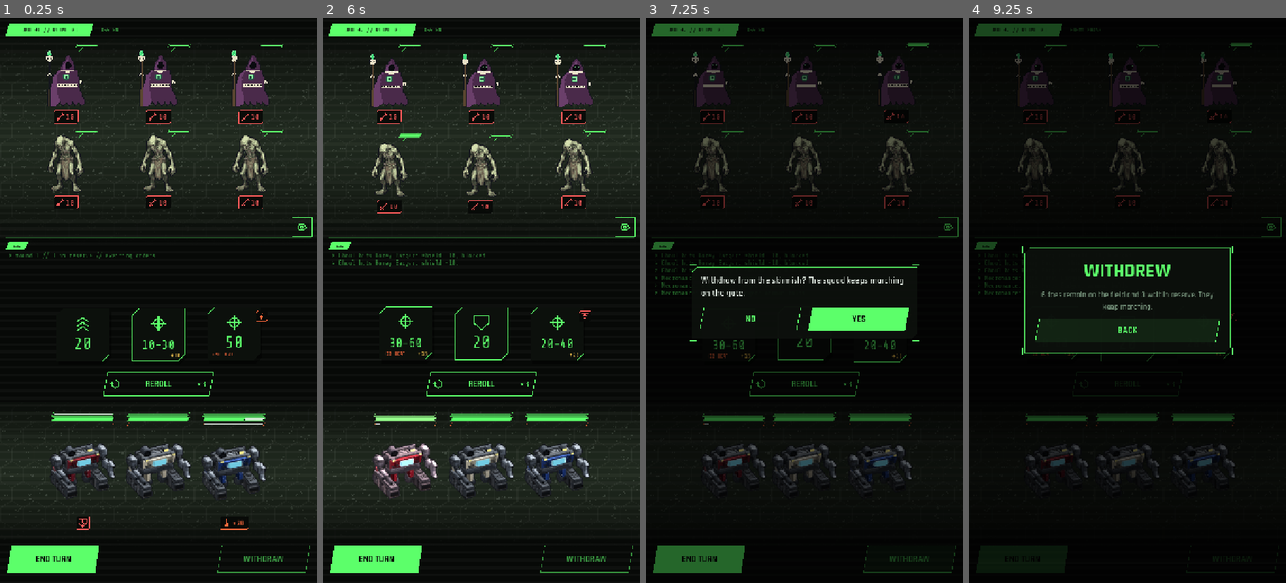
Above: before the commit, frames 1-4 (left to right).
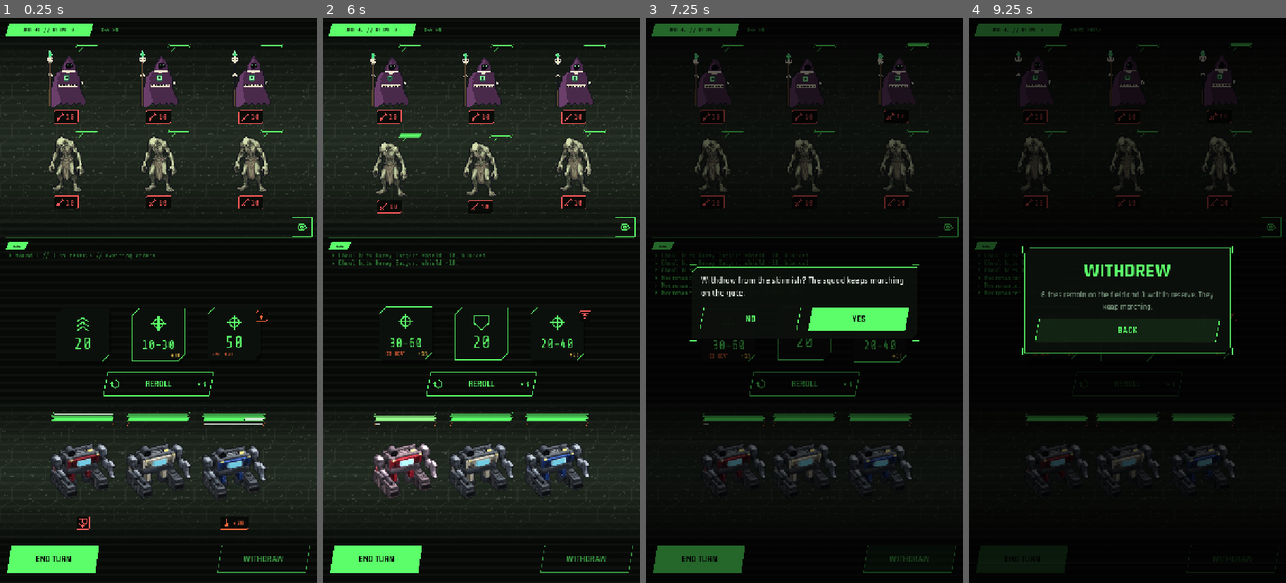
Above: after the commit, the same moments.

Repository: ryanjdmartin/riftgate
Game: Godot game, scene res://game/skirmish/skirmish_screen.tscn
The game is run twice, just before and just after one commit, with the same random seed, the same clock (stepped at 60 frames per second) and the same inputs. This scene is started directly instead of the project's main scene.
Inputs (mouse positions are in pixels of both pictures, inside the frame that each line leads up to):
- Up to frame 1 (0.25 s): no input
- Up to frame 2 (6 s): click (624, 227) at 0.5 s; click "REROLL" at 1.25 s; click "END TURN" at 2 s; click "WITHDRAW" at 2.75 s; click (624, 227) at 3.5 s; click "REROLL" at 4.25 s; click "END TURN" at 5 s; click "YES" at 5.75 s
- Up to frame 3 (7.25 s): click "WITHDRAW" at 6.5 s
- Up to frame 4 (9.25 s): click "YES" at 7.25 s; click (1270, 227) at 8 s; click "BACK" at 8.75 s

The runs differ from the first frame. In frame 1, 1.8% of the frame differs, in the area x 14-86%, y 5-31%; in frame 2, 1.3%; in frame 3, 0.9%; in frame 4, 0.4%.

Commit message:
Rapid and disable; component names on every readout; effects explained in words
An entry can be switched off by a status: the die shows a blank stand-in and
the component is untouched. Rapid switches its own entry off for the round,
rerolls for free (never the same entry) and leaves the mech unspent. A foe's
disable switches off the entry the target shows through its next turn. The
hold readout and the die screen label every entry with its component name;
the die screen tags each entry with the effects that apply to it now and
lists every live effect as sentences, not descriptions.

Co-Authored-By: Claude Fable 5.1 <noreply@anthropic.com>

Diff:
--- a/content/vocabulary.json
+++ b/content/vocabulary.json
@@ -27,15 +27,15 @@
     {"id": "overcharge", "category": "keyword", "name": "Overcharge", "codex": "Double the component's damage and double its heat.", "status": "implemented", "design": {"holes": ""}},
     {"id": "execute", "category": "keyword", "name": "Execute", "codex": "+100% damage against a foe at or below half its health. Reduced to +50% against bosses and elites.", "status": "implemented", "design": {"holes": ""}},
     {"id": "chain", "category": "keyword", "name": "Chain", "codex": "If this attack kills an enemy, repeat it on a new, valid target.", "status": "implemented", "design": {"holes": ""}},
-    {"id": "rapid", "category": "keyword", "name": "Rapid", "codex": "After this component is spent, it becomes Disabled for the remainder of this turn. This die is then re-rolled and becomes unspent.", "status": "planned", "design": {"holes": ""}},
+    {"id": "rapid", "category": "keyword", "name": "Rapid", "codex": "After this component is spent, it is switched off for the rest of this round, the die rerolls for free (never the same entry), and the mech may act again. The switch-off only stops an infinite turn.", "status": "implemented", "design": {"holes": ""}},
     {"id": "steady", "category": "keyword", "name": "Steady", "codex": "A component with steady always uses its average damage as its base damage. It may still crit.", "status": "implemented", "design": {"holes": ""}},
-    {"id": "disable", "category": "keyword", "name": "Disable", "codex": "Enemy keyword. One random component of target unit becomes effectively blank until end of next round.", "status": "planned", "design": {"holes": ""}},
+    {"id": "disable", "category": "keyword", "name": "Disable", "codex": "Enemy keyword. The component the target's die is showing is switched off through the target's next turn: if the die lands on it, it comes up blank.", "status": "implemented", "design": {"holes": ""}},
     {"id": "corrupt", "category": "keyword", "name": "Corrupt", "codex": "Enemy keyword. Target unit's currently visible component deals damage to its owner whenever spent. Stacks.", "status": "planned", "design": {"holes": ""}},
     {"id": "energy_armour", "category": "keyword", "name": "Energy Armour", "codex": "Player status. Until end of round, attacks that strike shield are reduced by a flat amount. Stacks.", "status": "planned", "design": {"holes": ""}},
     {"id": "scramble", "category": "keyword", "name": "Scramble", "codex": "Player keyword. Randomize the enemy's intended target.", "status": "planned", "design": {"holes": ""}},
     {"id": "confuse", "category": "keyword", "name": "Confuse", "codex": "Player keyword. Randomize the enemy's intended target to target another enemy instead.", "status": "planned", "design": {"holes": ""}},
     {"id": "retaliate", "category": "status", "name": "Retaliate", "codex": "Until the end of this round, foes that strike this unit lose HP equal to this component's power. Stacks.", "status": "planned", "design": {"holes": "Would need shield sources to be tracked separately."}},
-    {"id": "disabled", "category": "status", "name": "Disabled", "codex": "Component status. This component is effectively blank until the end of this round. Can be cleansed.", "status": "planned", "design": {"holes": ""}},
+    {"id": "disabled", "category": "status", "name": "Disabled", "codex": "Component status. This die entry comes up blank while it lasts; the component itself is untouched. A foe's disable lasts through the mech's next turn; a rapid component's own switch-off ends with the round. Can be cleansed.", "status": "implemented", "design": {"holes": "Cleanse does not exist yet."}},
     {"id": "corrupted", "category": "status", "name": "Corrupted", "codex": "Component status. Deals damage to this unit when spent. Stacks. Clears at end of skirmish. Can be cleansed.", "status": "planned", "design": {"holes": ""}},
     {"id": "phased", "category": "status", "name": "Phased", "codex": "Player and enemy status. This unit cannot attack, nor can it be damaged by attacks, until end of round.", "status": "planned", "design": {"holes": ""}},
     {"id": "taunt", "category": "status", "name": "Taunt", "codex": "Player status. Until end of round, all front-rank foes will target this unit.", "status": "planned", "design": {"holes": ""}},
--- a/game/skirmish/skirmish_screen.gd
+++ b/game/skirmish/skirmish_screen.gd
@@ -712,9 +712,10 @@
 
 ## Hold readout beside a control: a text block, then for a die every face in a column, or
 ## for a unit its statuses and warnings as icon-and-text rows.
-func _show_details(text: String, near: Control, faces: Array = [], current: int = -1, rows: Array = []) -> void:
+func _show_details(text: String, near: Control, faces: Array = [], current: int = -1, rows: Array = [], labels: Array = []) -> void:
 	_details_label.text = text
 	_details_faces.visible = not faces.is_empty()
+	_details_faces.labels = labels
 	if not faces.is_empty():
 		_details_faces.set_faces(faces, current)
 	_details_status.set_rows(rows)
@@ -792,13 +793,7 @@
 	entry["stat_items"] = []
 	entry["faces"] = _shown_faces(ms)
 	entry["face_columns"] = 1
-	var labels: Array = []
-	for f in ms.die.faces:
-		if f.empty:
-			labels.append("EMPTY HARDPOINT")
-		else:
-			labels.append(db.component_name(f.component).to_upper() + (" // FIXED" if f.fixed else ""))
-	entry["face_labels"] = labels
+	entry["face_labels"] = _face_labels(ms, true)
 	entry["current"] = ms.face_index
 	entry["passive"] = ""
 	entry["modifiers"] = _modifier_lines(ms.unit)
@@ -806,7 +801,29 @@
 	_open_codex(entry)
 
 
-## Every live effect on a mech as the die screen prints it: name, stacks, source, how long.
+## One label per die entry: the component's name, FIXED where it is built in, and, with
+## `tags`, the effects that apply to it right now with their source.
+func _face_labels(ms: Skirmish.MechState, tags: bool) -> Array:
+	var db := ContentDB.load_default()
+	var labels: Array = []
+	for i in range(ms.die.faces.size()):
+		var f: Face = ms.die.faces[i]
+		if f.empty:
+			labels.append("EMPTY HARDPOINT")
+			continue
+		var label := db.component_name(f.component).to_upper() + (" // FIXED" if f.fixed else "")
+		if Effects.is_entry_disabled(ms.unit, i):
+			label += " // DISABLED"
+		if tags:
+			var notes: Array[String] = Effects.explain(ms.unit, f)
+			if not notes.is_empty():
+				label += "  · " + " · ".join(notes)
+		labels.append(label)
+	return labels
+
+
+## Every live effect on a mech as the die screen prints it: name, stacks, source, how long,
+## then each of its effects in plain words.
 func _modifier_lines(u: Unit) -> String:
 	var db := ContentDB.load_default()
 	var lines: Array[String] = []
@@ -819,7 +836,10 @@
 		var head: String = str(m.name).to_upper()
 		if m.stacks > 1:
 			head += " ×%d" % m.stacks
-		lines.append("%s  [%s, %s]\n  %s" % [head, source, scope, m.description])
+		var parts: Array[String] = []
+		for eff in m.effects:
+			parts.append("  " + Effects.effect_text(eff))
+		lines.append("%s  [%s, %s]\n%s" % [head, source, scope, "\n".join(parts)])
 	if lines.is_empty():
 		return "EFFECTS: none"
 	return "EFFECTS\n" + "\n".join(lines)
@@ -835,7 +855,7 @@
 
 func _on_die_held(i: int) -> void:
 	var ms: Skirmish.MechState = sk.mechs[i]
-	_show_details("%s // D%d" % [ms.unit.display_name.to_upper(), ms.die.size()], _dice[i], _shown_faces(ms), ms.face_index)
+	_show_details("%s // D%d" % [ms.unit.display_name.to_upper(), ms.die.size()], _dice[i], _shown_faces(ms), ms.face_index, [], _face_labels(ms, false))
 
 
 func _on_foe_held(v: UnitView) -> void:
--- a/sim/content_db.gd
+++ b/sim/content_db.gd
@@ -331,7 +331,7 @@
 	for id in vocabulary.keys():
 		var e: Dictionary = vocabulary[id]
 		if e.get("category") == "keyword" and e.get("status") == "implemented":
-			if Face.keyword_from_name(id) < 0:
+			if Face.keyword_from_name(id) < 0 and not Foe.ATTACK_KEYWORDS.has(id):
 				errs.append("vocabulary keyword '%s' is marked implemented but the engine has no such keyword" % id)
 
 
--- a/sim/effects.gd
+++ b/sim/effects.gd
@@ -47,7 +47,7 @@
 	"on_crit": ["multiply_damage", "add_damage", "add_burn", "vent_heat", "add_crit_damage"],
 	"on_injury": ["no_destroy"],
 	"static": ["set_reach", "add_stat", "multiply_stat", "add_damage_taken", "multiply_damage_taken", "suppress"],
-	"status": ["tick_hp", "tick_heat", "skip_action", "resist_suppress"],
+	"status": ["tick_hp", "tick_heat", "skip_action", "resist_suppress", "disable_entry"],
 }
 const DECAY_NONE := 0    # lives until its scope ends
 const DECAY_TICK := 1    # loses a stack each tick, gone at zero
@@ -411,6 +411,80 @@
 	return false
 
 
+## Switch one die entry off until the end of `until_round`: the entry shows blank, the
+## component itself is untouched. Applied to the target's showing entry by a foe's disable
+## (through the mech's next turn) and by a mech's own rapid component (this round only).
+static func disable_entry(u, index: int, source: String, until_round: int) -> Modifier:
+	var status := {"id": "disabled_%d" % index, "name": "Disabled", "description": "This component is switched off.",
+		"effects": [{"trigger": "status", "effect": "disable_entry", "value": index}]}
+	return grant_for_rounds(u, status, source, until_round)
+
+
+static func is_entry_disabled(u, index: int) -> bool:
+	for pair in _taking_part(u, "status", null):
+		if str(pair[0].get("effect", "")) == "disable_entry" and int(pair[0].get("value", -1)) == index:
+			return true
+	return false
+
+
+## One effect in plain words, the way the die screen prints it: what it does, and when.
+static func effect_text(eff: Dictionary) -> String:
+	var v = eff.get("value", 0)
+	var vs := str(v) if not (v is float) else (str(v) if v != floorf(v) else str(int(v)))
+	var body := ""
+	match str(eff.get("effect", "")):
+		"multiply_damage": body = "damage ×%s" % vs
+		"add_damage": body = "damage +%s" % vs
+		"min_damage": body = "damage at least %s" % vs
+		"multiply_heat": body = "heat ×%s" % vs
+		"add_heat": body = "heat +%s" % vs
+		"add_burn": body = "+%s burn" % vs
+		"vent_heat": body = "vents %s heat" % vs
+		"add_crit_damage": body = "crit multiplier +%s" % vs
+		"no_destroy": body = "cracked components are never destroyed"
+		"set_reach": body = "reach becomes %s" % vs
+		"add_stat": body = "%s +%s" % [str(eff.get("stat", "")), vs]
+		"multiply_stat": body = "%s ×%s" % [str(eff.get("stat", "")), vs]
+		"add_damage_taken": body = "damage taken +%s" % vs
+		"multiply_damage_taken": body = "damage taken ×%s" % vs
+		"suppress": body = "turns off %s" % vs
+		"tick_hp": body = "%s damage per stack each turn" % vs
+		"tick_heat": body = "%s heat per stack each turn" % vs
+		"skip_action": body = "skips its action"
+		"resist_suppress": body = "resists suppress %s%% per stack" % vs
+		"disable_entry": body = "die entry %s switched off" % str(int(v) + 1)
+		_: body = str(eff.get("effect", ""))
+	var lead := ""
+	match str(eff.get("trigger", "")):
+		"on_crit": lead = "on a crit: "
+		"on_injury": lead = "on an injury: "
+	match str(eff.get("when", "")):
+		"component_cracked": lead += "cracked components: "
+		"reach_melee": lead += "melee attacks: "
+		"reach_line": lead += "line-of-sight attacks: "
+		"reach_indirect": lead += "indirect attacks: "
+	return lead + body
+
+
+## The effects that apply to this component right now, as short tags with their source:
+## what the row on the die screen shows beside the component's name.
+static func explain(u, face: Face) -> Array[String]:
+	var out: Array[String] = []
+	if face == null or not face.is_attack():
+		return out
+	for m in live(u):
+		for eff in m.effects:
+			var trig := str(eff.get("trigger", ""))
+			var name := str(eff.get("effect", ""))
+			if trig == "static" and name == "set_reach":
+				if not str(eff.get("when", "")).begins_with("reach_") and _usable(u, m, name) and _holds(u, eff, face) and effective_reach(u, face) == Face.reach_from_name(str(eff.get("value", ""))) and effective_reach(u, face) != face.reach:
+					out.append("%s (%s)" % [effect_text(eff), m.name])
+			elif trig == "on_attack" or trig == "on_crit":
+				if _usable(u, m, name) and _holds(u, eff, face):
+					out.append("%s (%s)" % [effect_text(eff), m.name])
+	return out
+
+
 ## What the codex lists: every live modifier as [name, description, source, scope].
 static func describe(u) -> Array:
 	var out: Array = []
--- a/sim/face.gd
+++ b/sim/face.gd
@@ -11,7 +11,7 @@
 
 enum Kind { ATTACK, SHIELD, VENT, BLANK }
 enum Reach { NONE, LINE, INDIRECT, MELEE }
-enum Keyword { NONE, CLEAVE, PENETRATE, BURN, SUPPRESS, OVERCHARGE, EXECUTE, CHAIN, STEADY }
+enum Keyword { NONE, CLEAVE, PENETRATE, BURN, SUPPRESS, OVERCHARGE, EXECUTE, CHAIN, STEADY, RAPID }
 
 const KIND_NAMES := {
 	Kind.ATTACK: "attack", Kind.SHIELD: "shield", Kind.VENT: "vent", Kind.BLANK: "blank",
@@ -22,7 +22,7 @@
 const KEYWORD_NAMES := {
 	Keyword.NONE: "", Keyword.CLEAVE: "cleave", Keyword.PENETRATE: "penetrate", Keyword.BURN: "burn",
 	Keyword.SUPPRESS: "suppress", Keyword.OVERCHARGE: "overcharge", Keyword.EXECUTE: "execute",
-	Keyword.CHAIN: "chain", Keyword.STEADY: "steady",
+	Keyword.CHAIN: "chain", Keyword.STEADY: "steady", Keyword.RAPID: "rapid",
 }
 ## What the player reads where it differs from the content id (the vocabulary's name).
 const KEYWORD_LABELS := { Keyword.CLEAVE: "spread" }
@@ -47,6 +47,7 @@
 var component: String = ""    # the component this entry is (content id); "" for an empty hardpoint
 var empty: bool = false       # an empty hardpoint: blank, and nothing was ever there to break
 var fixed: bool = false       # built into the chassis (no hardpoint); false means this entry is a hardpoint
+var disabled: bool = false    # a stand-in for an entry a status has switched off: blank for now, the real one is untouched
 
 
 ## `kws` may be a single Keyword or an Array of them. `pwr_max` of 0 means static.
@@ -90,6 +91,15 @@
 	f.reach = Reach.NONE
 	f.power = 0
 	f.power_max = 0
+	return f
+
+
+## What the die shows while an entry is disabled: blank, but still that component's slot.
+static func disabled_stand_in(original: Face) -> Face:
+	var f := blank()
+	f.disabled = true
+	f.component = original.component
+	f.fixed = original.fixed
 	return f
 
 
@@ -200,6 +210,7 @@
 	f.component = component
 	f.empty = empty
 	f.fixed = fixed
+	f.disabled = disabled
 	for k in keywords:
 		f.keywords.append(k)
 	return f
@@ -224,6 +235,8 @@
 	var s := ""
 	match kind:
 		Kind.BLANK:
+			if disabled:
+				return "disabled"
 			return "empty hardpoint" if empty else "destroyed"
 		Kind.SHIELD:
 			s = "shield %d" % power
--- a/sim/foe.gd
+++ b/sim/foe.gd
@@ -102,7 +102,7 @@
 ## a field of its own.
 ## breach: overflows shield into hull. scorch: stacks Overheating on the mech it hits (a
 ## placeholder name; the mech-side heat DOT Ryan asked for).
-const ATTACK_KEYWORDS := ["breach", "scorch"]
+const ATTACK_KEYWORDS := ["breach", "scorch", "disable"]   # disable: switches off the entry the target's die shows, through its next turn
 
 
 func has_keyword(a: Dictionary, k: String) -> bool:
--- a/sim/skirmish.gd
+++ b/sim/skirmish.gd
@@ -36,9 +36,13 @@
 	var locked: bool = false
 	var assigned: bool = false
 
+	## The entry showing, as it is right now: a disabled one shows as blank (the component
+	## itself is untouched; the status is what says so).
 	func face() -> Face:
 		if face_index < 0 or face_index >= die.faces.size():
 			return null
+		if Effects.is_entry_disabled(unit, face_index):
+			return Face.disabled_stand_in(die.faces[face_index])
 		return die.faces[face_index]
 
 	func alive() -> bool:
@@ -346,6 +350,14 @@
 				return false
 			_resolve_attack(mech_index, ms, f, target)
 	ms.assigned = true
+	# Rapid: the component is switched off for the rest of this round, the die rerolls for
+	# free (never the same entry), and the mech may act again. The disable is only there to
+	# stop an infinite turn.
+	if f.has(Face.Keyword.RAPID):
+		Effects.disable_entry(ms.unit, ms.face_index, "rapid", round)
+		ms.face_index = ms.die.reroll(rng, ms.face_index)
+		ms.assigned = false
+		log.append("%s: rapid, rolls again" % ms.unit.display_name)
 	return true
 
 
@@ -376,6 +388,10 @@
 			_damage_mech(t, f.damage(), f)
 			if f.has_keyword(f.action, "scorch") and t.alive():
 				Effects.stack(t.unit, Effects.STATUS["overheating"], Effects.SKIRMISH, "foe:" + f.content_id)
+			if f.has_keyword(f.action, "disable") and t.alive() and t.face_index >= 0:
+				# The entry the die shows is switched off through the mech's next turn.
+				Effects.disable_entry(t.unit, t.face_index, "foe:" + f.content_id, round + 1)
+				log.append("%s disables %s's %s" % [f.display_name, t.unit.display_name, t.die.faces[t.face_index].describe()])
 	_clear_dead()
 	for ms in mechs:
 		Effects.end_round(ms.unit, round)   # timed effects run out
--- a/tests/test_skirmish.gd
+++ b/tests/test_skirmish.gd
@@ -981,3 +981,65 @@
 	Effects.stack(u, plating, Effects.SKIRMISH, "component", 2, Effects.DECAY_NONE)
 	assert_eq(u.modifiers.size(), 1, "the same status stacks instead of doubling")
 	assert_eq(u.armour, 15, "five per stack, three stacks")
+
+
+func test_rapid_rolls_again_for_free_and_switches_itself_off_for_the_round() -> void:
+	var sk := Skirmish.new(2)
+	var gun := Face.attack(10, L, K.RAPID)
+	var d := Die.of([gun, Face.attack(30, L)])
+	var m := _mech("A", d)
+	sk.add_mech(m)
+	sk.add_foes([_ghoul(200)])
+	sk.begin()
+	sk.start_round()
+	sk.mechs[0].face_index = 0
+	assert_true(sk.assign(0, sk.front[0]), "fire the rapid gun")
+	assert_eq(sk.front[0].hp, 190, "ten landed")
+	assert_false(sk.mechs[0].assigned, "the mech may act again")
+	assert_eq(sk.rerolls_left, 3, "the reroll was free")
+	assert_eq(sk.mechs[0].face_index, 1, "the die rolled to the other entry, never the same one")
+	assert_true(sk.mechs[0].die.faces[0].has(K.RAPID), "the component itself is untouched")
+	sk.mechs[0].face_index = 0
+	assert_eq(sk.mechs[0].face().describe(), "disabled", "but shown, the rapid entry is switched off for the round")
+	sk.mechs[0].face_index = 1
+	assert_true(sk.assign(0, sk.front[0]), "and the second spend goes through")
+	assert_eq(sk.front[0].hp, 160, "thirty more")
+	sk.end_round()
+	sk.start_round()
+	sk.mechs[0].face_index = 0
+	assert_false(sk.mechs[0].face().disabled, "back next round")
+
+
+func test_a_foe_disable_switches_off_the_showing_entry_through_the_next_turn() -> void:
+	var sk := Skirmish.new(1)
+	var m := _mech("A", Die.single(Face.attack(30, L)), 0, 200)
+	sk.add_mech(m)
+	var jammer := Foe.make("whisperer", 90, 10)
+	jammer.actions[0]["keywords"] = ["disable"]
+	sk.add_foes([jammer])
+	sk.begin()
+	sk.start_round()
+	sk.end_round()
+	sk.start_round()
+	assert_eq(sk.mechs[0].face().describe(), "disabled", "the entry comes up blank on the mech's next turn")
+	assert_true(sk.targets_for(0).is_empty(), "no targets from a blank")
+	sk.assign(0, sk.front[0])
+	assert_eq(sk.front[0].hp, 90, "spending a blank does nothing")
+	sk._suppress(sk.front[0])   # or it would disable again
+	sk.end_round()
+	sk.start_round()
+	assert_eq(sk.mechs[0].face().describe(), "30", "and it is back the turn after")
+
+
+func test_the_die_screen_explains_what_applies_to_a_component() -> void:
+	var u := Unit.mech(0, "A", Vector2i.ZERO)
+	var mortar := Face.attack(30, I)
+	u.grant_passive({"id": "rs", "name": "Reinforced Skeleton", "description": "", "effects": [
+		{"trigger": "on_attack", "effect": "multiply_damage", "value": 1.1, "when": "reach_melee"},
+		{"trigger": "static", "effect": "set_reach", "value": "melee", "when": "component_cracked"}]})
+	assert_true(Effects.explain(u, mortar).is_empty(), "nothing applies to an intact mortar")
+	mortar.crack()
+	var notes := Effects.explain(u, mortar)
+	assert_eq(notes.size(), 2, "cracked: the reach change and the melee bonus both apply")
+	assert_true(notes[0].contains("reach becomes melee (Reinforced Skeleton)") or notes[1].contains("reach becomes melee (Reinforced Skeleton)"), "the reach change names its source")
+	assert_eq(Effects.effect_text({"trigger": "on_injury", "effect": "no_destroy", "value": 1}), "on an injury: cracked components are never destroyed", "effects read as sentences")
Not shown, changed: docs/status.md
Not shown, changed: docs/vocabulary.md
